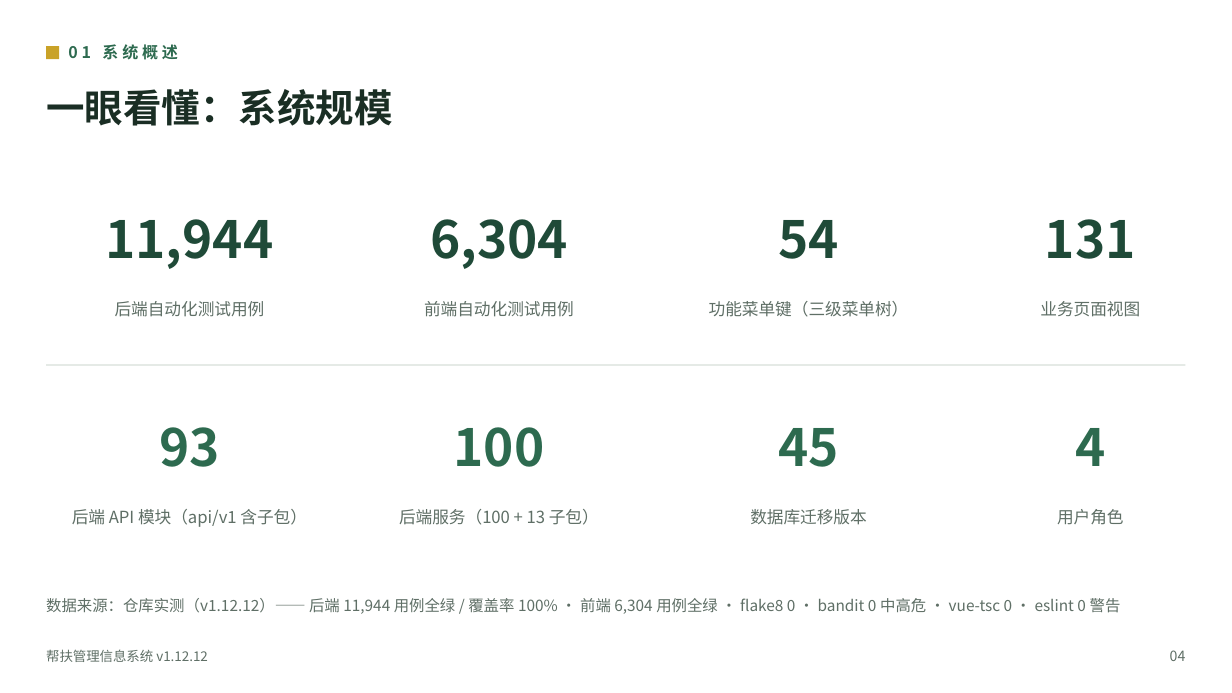
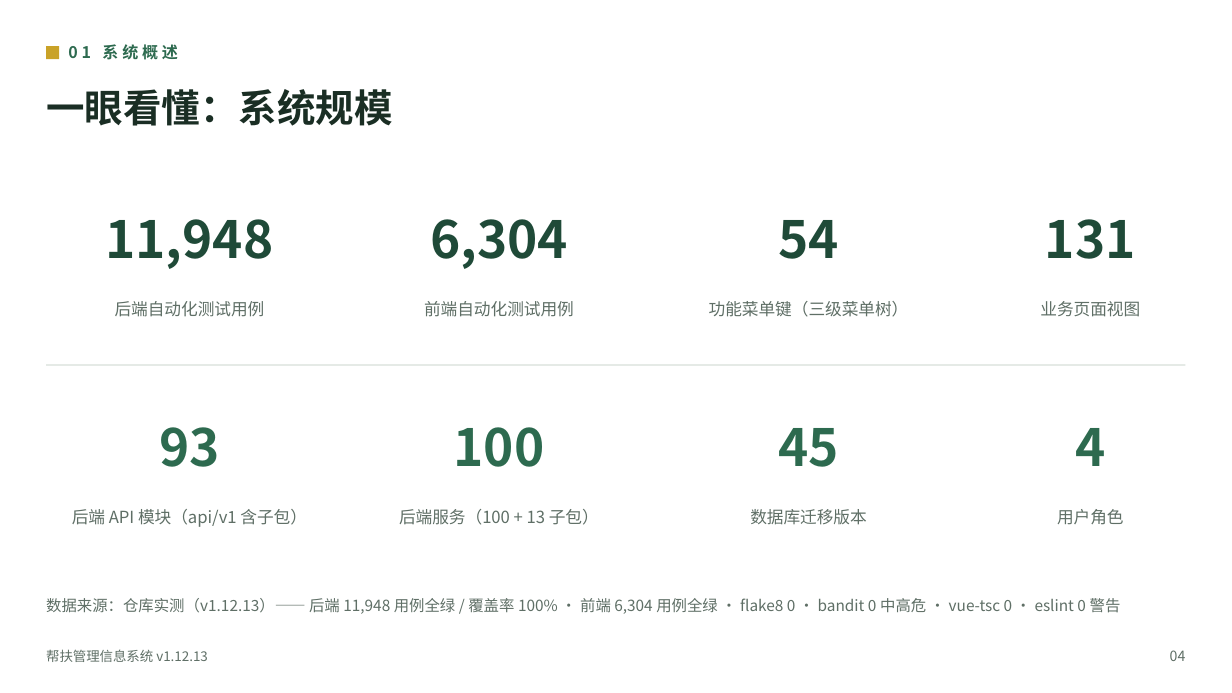
Before and after one commit to lzh745200/MRRS, a slide deck: slide 6 of docs/帮扶管理信息系统介绍.pptx. Drawn at 1232x693 pixels with LibreOffice and Linux fonts; fonts in the diff are those of the drawing. Boxes give left, top, right and bottom in pixels: in the first picture for what was removed or moved away, otherwise in the second. Text is boxed around its words. In the diff, an @@ line names an element or a change of style, - is before the commit and + after.

Commit message:
chore(release): v1.12.13 版本统一 + R18 修复入册与用例口径同步
- 版本号 18 处单一来源统一为 1.12.13（sync-version --write，--check 通过）
- CHANGELOG 新增 [1.12.13] 段：R18 八项修复（并发闸门/事件循环阻塞/
  竞态互踩/信息泄露）+ 五项登记未修（需产品决策）
- 用例口径：后端 11,948（+4 新用例，collect-only 实测）、前端 6,304 不变，
  合计 18,252；README / AGENTS.md / 项目文件结构说明.md / build_ppt.js 同步
- PPTX 重新生成（两份副本内容一致）

```diff
--- a/docs/帮扶管理信息系统介绍.pptx
+++ b/docs/帮扶管理信息系统介绍.pptx
@@ text at (x1=105, y1=219, x2=273, y2=269): text changed @@
-11,944
+11,948
@@ text at (x1=46, y1=598, x2=1121, y2=614): text changed @@
-数据来源：仓库实测（v1.12.12）—— 后端 11,944 用例全绿 / 覆盖率 100% · 前端 6,304 用例全绿 · flake8 0 · bandit 0 中高危 · vue-tsc 0 · eslint 0 警告
+数据来源：仓库实测（v1.12.13）—— 后端 11,948 用例全绿 / 覆盖率 100% · 前端 6,304 用例全绿 · flake8 0 · bandit 0 中高危 · vue-tsc 0 · eslint 0 警告
@@ text at (x1=46, y1=649, x2=208, y2=662): text changed @@
-帮扶管理信息系统 v1.12.12
+帮扶管理信息系统 v1.12.13
```
Also in this commit, not shown: 35 other slides changed, 18 other files.
